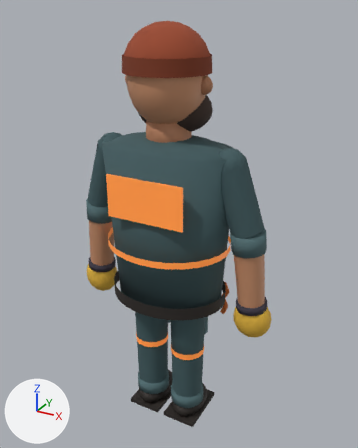
A saved change to the FBX model MudancaAssombrada/Assets/Art/Characters/Marcelo/SK_CHR_Marcelo.fbx.
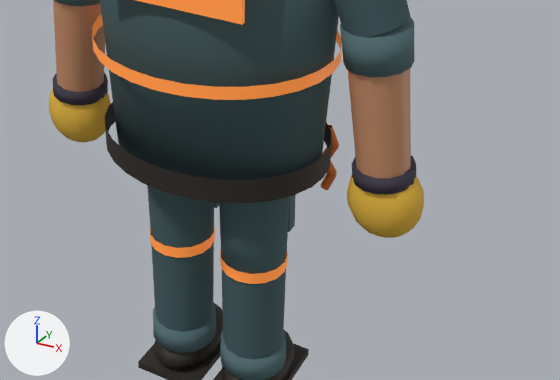
Each version appears first whole from a 50 mm lens placed at (1.082, -1.865, 2.033), pointed at (0.025, 0.058, 1.072), and next in a close-up on the part from 18% to 94% of the width and 49% to 91% of the height. Lighting does not change. The marker at lower left points along +X, +Y and +Z. The older version's two pictures come first. Where no turn or scale is listed for an object, it has been applied to the vertices.

Names of what the first close-up shows: 'SK_CHR_Marcelo', 'SK_CHR_Marcelo_Luvas'.
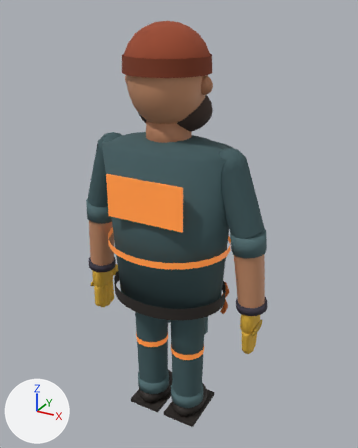
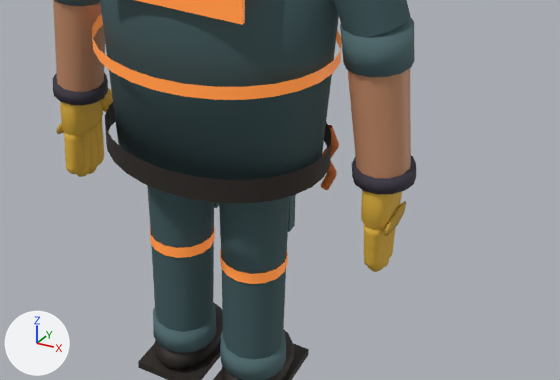
Location of each change, [x1, y1, x2, y2] in pixels of the close-ups (560 x 380 px):
'SK_CHR_Marcelo_Luvas', reshaped (20% taller)
    before: [49, 73, 424, 238]
    after: [53, 73, 416, 272]
part 1 of me_sk_chr_marcelo_luvas, added (mostly hidden)
    after: [56, 122, 64, 134]
part 2 of me_sk_chr_marcelo_luvas, added
    after: [385, 201, 406, 236]
part 3 of me_sk_chr_marcelo_luvas, rebuilt
    before: [49, 88, 111, 142]
    after: [60, 101, 103, 136]
part 4 of me_sk_chr_marcelo_luvas, rebuilt
    before: [347, 175, 424, 238]
    after: [361, 190, 402, 230]
part 5 of me_sk_chr_marcelo_luvas, added (yellow)
    after: [64, 88, 113, 177]
part 6 of me_sk_chr_marcelo_luvas, added (yellow)
    after: [363, 225, 395, 272]

The change, as a list of edits to the scene's bpy script:
```text
Add mat_mat_chr_marcelo_reforco:
    mat_mat_chr_marcelo_reforco = principled_material('MAT_CHR_Marcelo_Reforco')
    mat_mat_chr_marcelo_reforco.base_color = (0.527, 0.323, 0.0232)  # yellow #c09a2a
    mat_mat_chr_marcelo_reforco.roughness = 0.7
Change me_sk_chr_marcelo_luvas:
    used by ob_sk_chr_marcelo_luvas; location = (0.0, 0.0, 0.0)
    remove me_sk_chr_marcelo_luvas.from_pydata(...)  # 348 vertices, 352 faces; spans x -0.528..0.528, y -0.052..0.096, z 0.593..0.79
    add me_sk_chr_marcelo_luvas.from_pydata(...)  # 1284 vertices, 1360 faces; spans x -0.504..0.504, y -0.054..0.147, z 0.482..0.79
    me_sk_chr_marcelo_luvas part 1: a new loose piece, a UV sphere (12 segments, 4 rings, poles along x) spanning x -0.474..-0.458, y -0.049..0.091, z 0.622..0.669, in mat_mat_chr_marcelo_reforco (yellow #c09a2a)
    me_sk_chr_marcelo_luvas part 2: a new loose piece, a UV sphere (12 segments, 4 rings, poles along x) spanning x 0.458..0.474, y -0.049..0.091, z 0.622..0.669, in mat_mat_chr_marcelo_reforco (yellow #c09a2a)
    me_sk_chr_marcelo_luvas part 3: the loose piece of 146 vertices spanning x -0.528..-0.345, y -0.05..0.096, z 0.593..0.79 is rebuilt with 86 vertices and now spans x -0.464..-0.394, y -0.047..0.088, z 0.624..0.79
    me_sk_chr_marcelo_luvas part 4: the loose piece of 146 vertices spanning x 0.345..0.528, y -0.05..0.096, z 0.593..0.79 is rebuilt with 86 vertices and now spans x 0.394..0.464, y -0.047..0.088, z 0.624..0.79
    me_sk_chr_marcelo_luvas part 5: 490 vertices added at x -0.456..-0.368, y -0.054..0.147, z 0.482..0.762
    me_sk_chr_marcelo_luvas part 6: 490 vertices added at x 0.368..0.456, y -0.05..0.147, z 0.482..0.762
    add me_sk_chr_marcelo_luvas.materials.append(mat_mat_chr_marcelo_reforco)  # yellow #c09a2a
```
